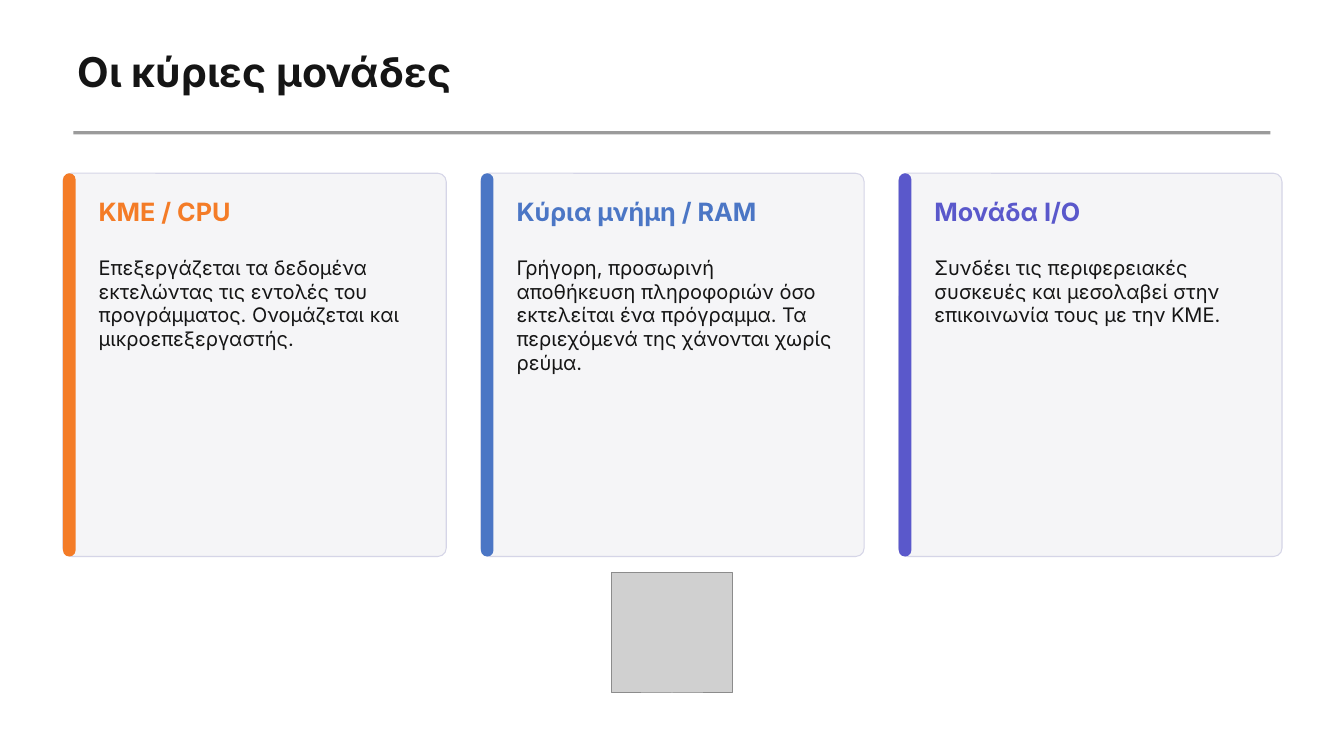
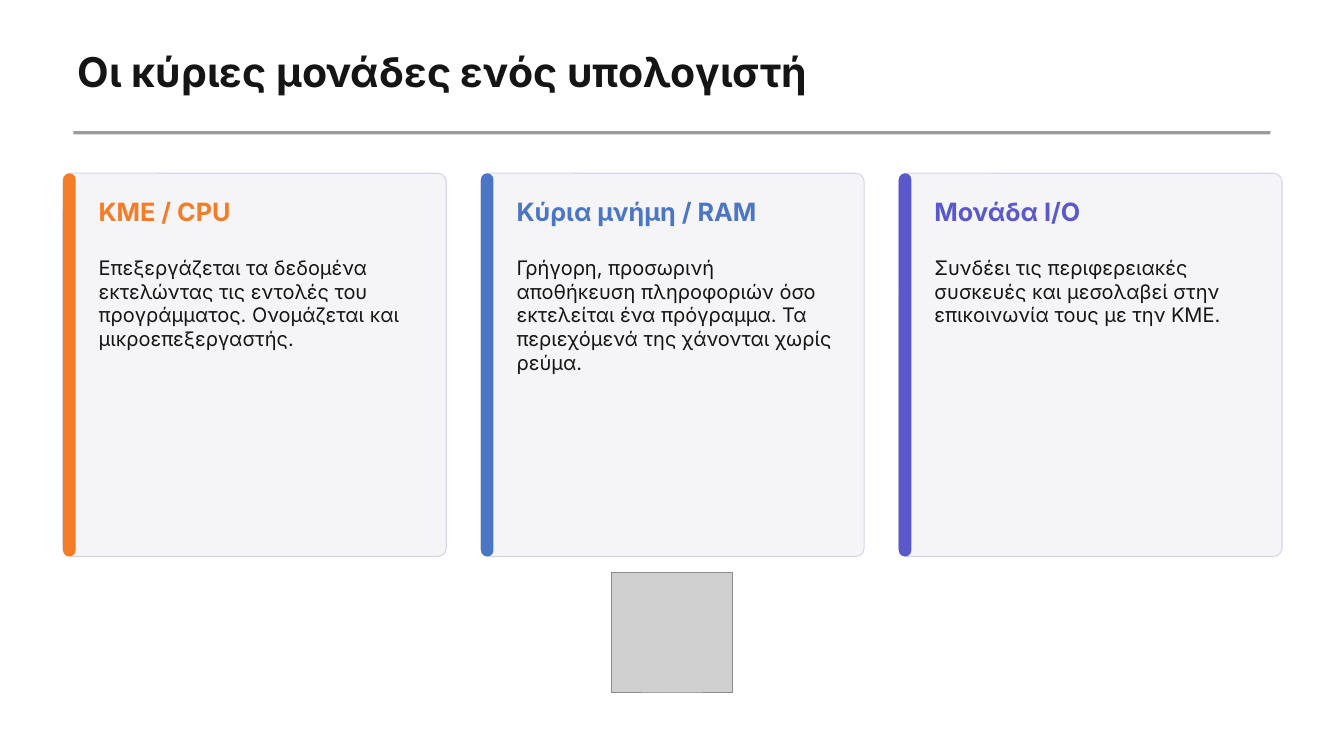
Before and after one commit to aristos32/education, a slide deck: slide 4 of schools-presentations/A Gymnasiou/A2 - Κατηγορίες Υπολογιστών/A2 Μ2 - Μονάδες και Περιφερειακά του Υπολογιστή - Μέρος 1.pptx. Drawn at 1344x756 pixels with LibreOffice and Linux fonts; fonts in the diff are those of the drawing; grey boxes stand for pictures. Boxes give left, top, right and bottom in pixels: in the first picture for what was removed or moved away, otherwise in the second. Text is boxed around its words. In the diff, an @@ line names an element or a change of style, - is before the commit and + after.

```diff
--- a/schools-presentations/A Gymnasiou/A2 - Κατηγορίες Υπολογιστών/A2 Μ2 - Μονάδες και Περιφερειακά του Υπολογιστή - Μέρος 1.pptx
+++ b/schools-presentations/A Gymnasiou/A2 - Κατηγορίες Υπολογιστών/A2 Μ2 - Μονάδες και Περιφερειακά του Υπολογιστή - Μέρος 1.pptx
@@ text at (78, 55, 807, 96): text changed @@
-Οι κύριες μονάδες
+Οι κύριες μονάδες ενός υπολογιστή
```
Also in this commit, not shown: 26 other files.
